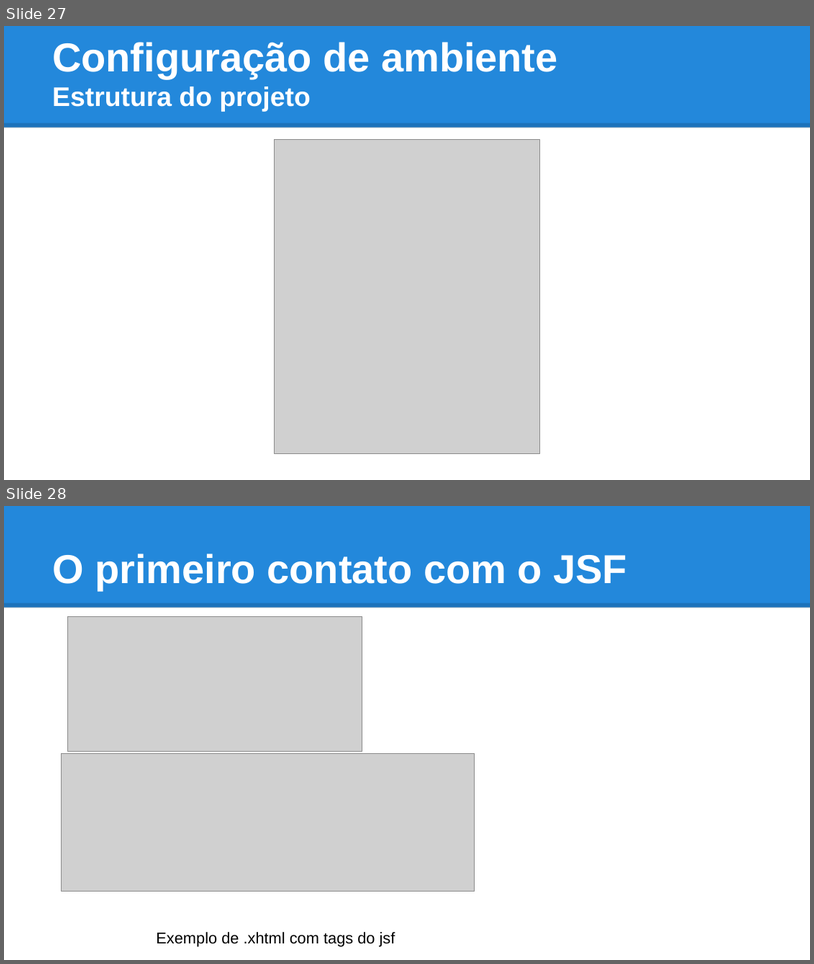
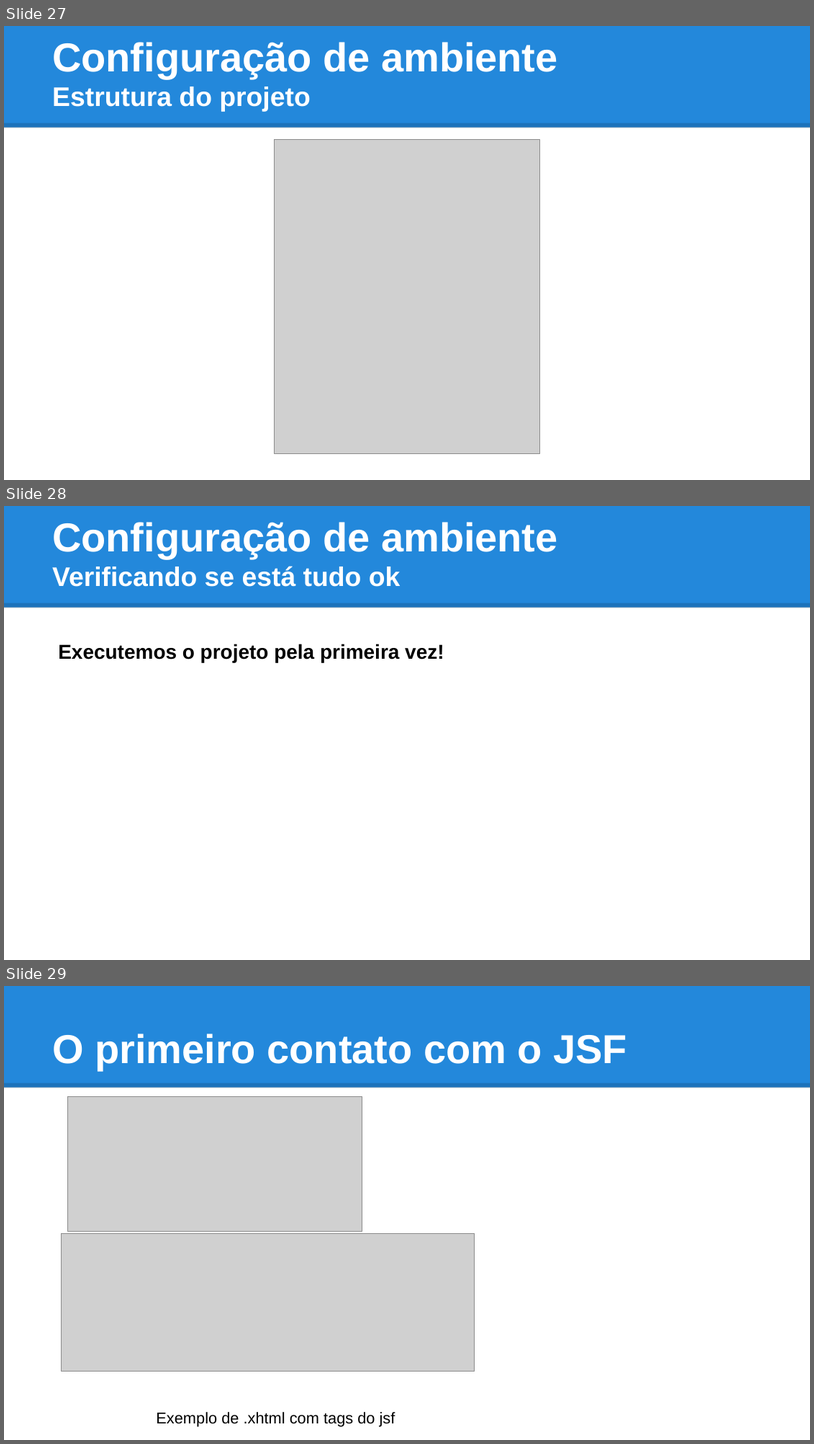
Before and after one commit to tiagogoncalves/jsf_workshop, a slide deck: apresentacao/slide_jsf_prime_faces.pptx. Shown one above the other, each under a label of ours: slides 27 and 28 before the commit, slides 27, 28 and 29 after it. The pictures are 814x964 and 814x1444 pixels, drawn with LibreOffice and Linux fonts; fonts in the diff are those of the drawing; grey boxes stand for pictures. Boxes give left, top, right and bottom in pixels: in the first picture for what was removed or moved away, otherwise in the second. Text is boxed around its words. In the diff, an @@ line names an element or a change of style, - is before the commit and + after.

```diff
--- a/apresentacao/slide_jsf_prime_faces.pptx
+++ b/apresentacao/slide_jsf_prime_faces.pptx
@@ slide 28 added at box(4, 506, 810, 960), background #FFFFFF; not listed: 2 template elements that a slide beside it also shows @@
@@ title added at box(52, 522, 558, 587), 24 pt, text #FFFFFF, bold @@
+Configuração de ambiente
+Verificando se está tudo ok
@@ text added at box(58, 644, 444, 662), 18 pt, text #000000, bold @@
+Executemos o projeto pela primeira vez!
@@ what was slide 28 is now slide 29 @@
```
Also in this commit, not shown: 8 slides changed, 12 other slides added, 1 other file.
